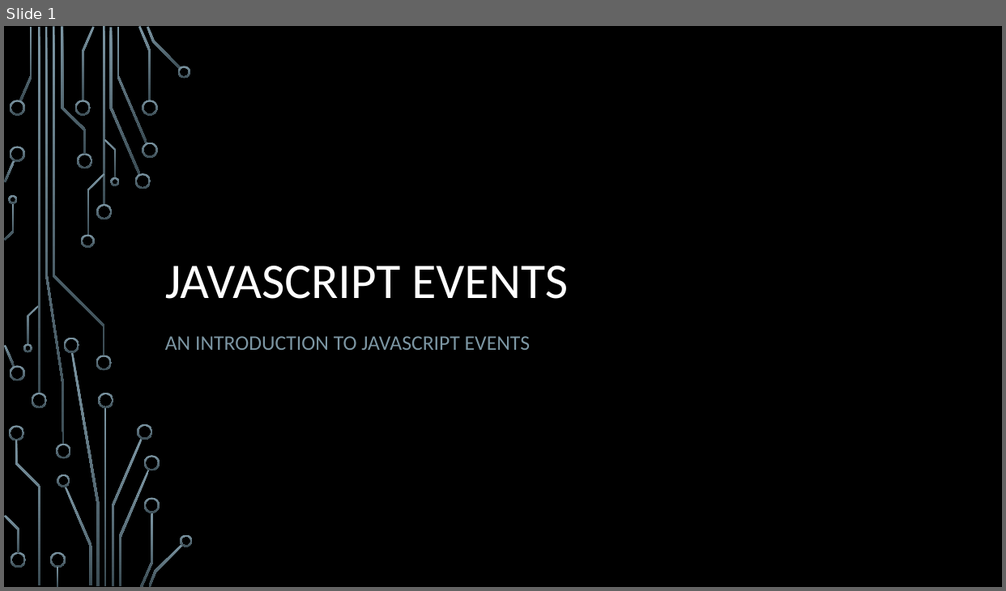
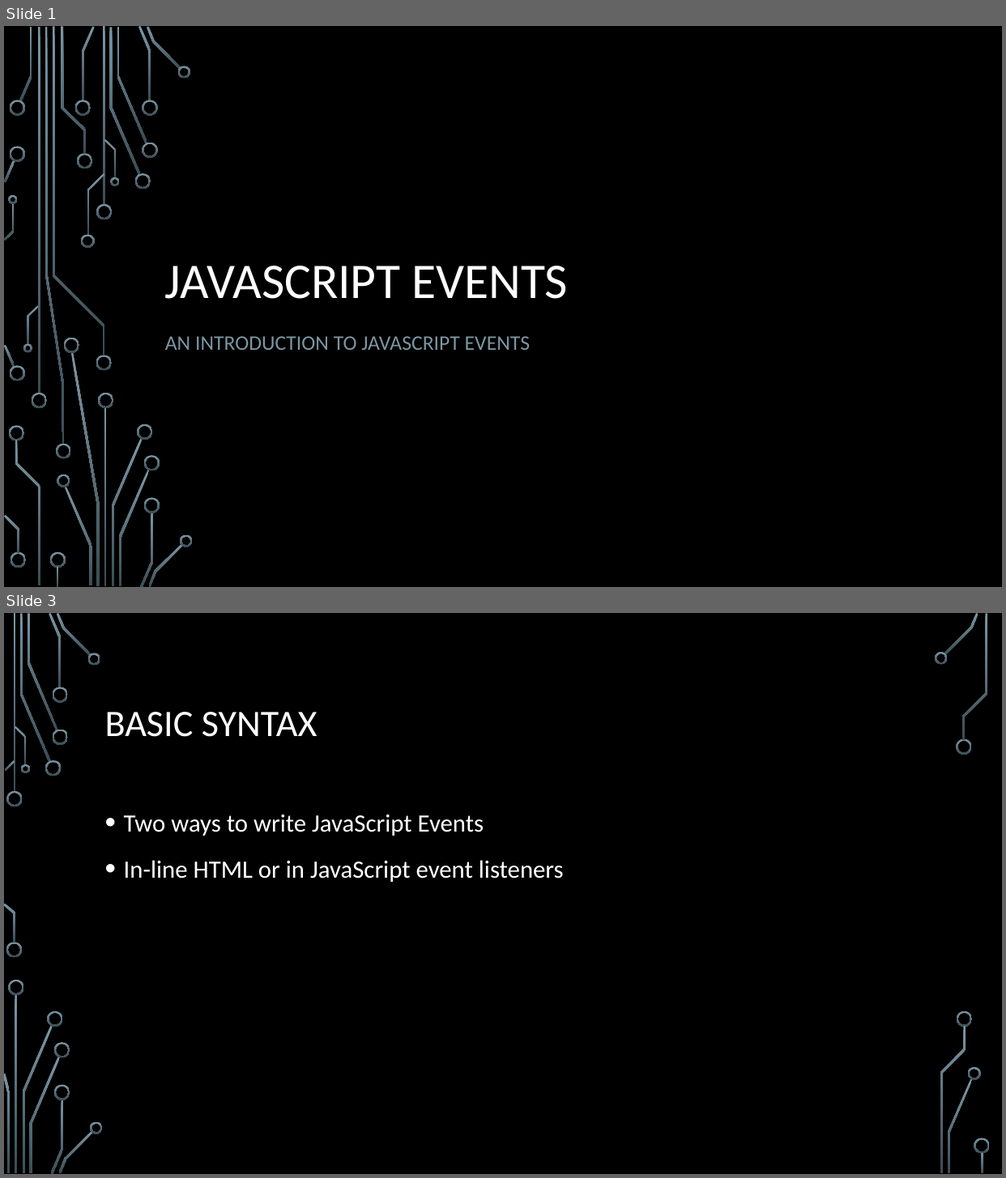
Before and after one commit to Wilson-Cal/CIT-261, a slide deck: documents/JavaScript Events.pptx. Shown one above the other, each under a label of ours: slide 1 before the commit, slides 1 and 3 after it; the slides between them are not shown. The pictures are 1006x591 and 1006x1178 pixels, drawn with LibreOffice and Linux fonts; fonts in the diff are those of the drawing; background and template pictures are left out. Boxes give left, top, right and bottom in pixels: in the first picture for what was removed or moved away, otherwise in the second. Text is boxed around its words. In the diff, an @@ line names an element or a change of style, - is before the commit and + after.

Commit message:
Added JavaScript events!

```diff
--- a/documents/JavaScript Events.pptx
+++ b/documents/JavaScript Events.pptx
@@ slide 3 added at (4, 613, 1002, 1174), background picture (left out) @@
@@ title added at (105, 712, 317, 737), 36 pt, text #FFFFFF @@
+BASIC SYNTAX
@@ text added at (124, 815, 564, 882), 24 pt, text #FFFFFF @@
+• Two ways to write JavaScript Events
+• In-line HTML or in JavaScript event listeners
@@ group added at (4, 613, 990, 1174): 33 freeform shapes, 3 rectangles @@
```
Also in this commit, not shown: 4 other slides added, 4 other files.
